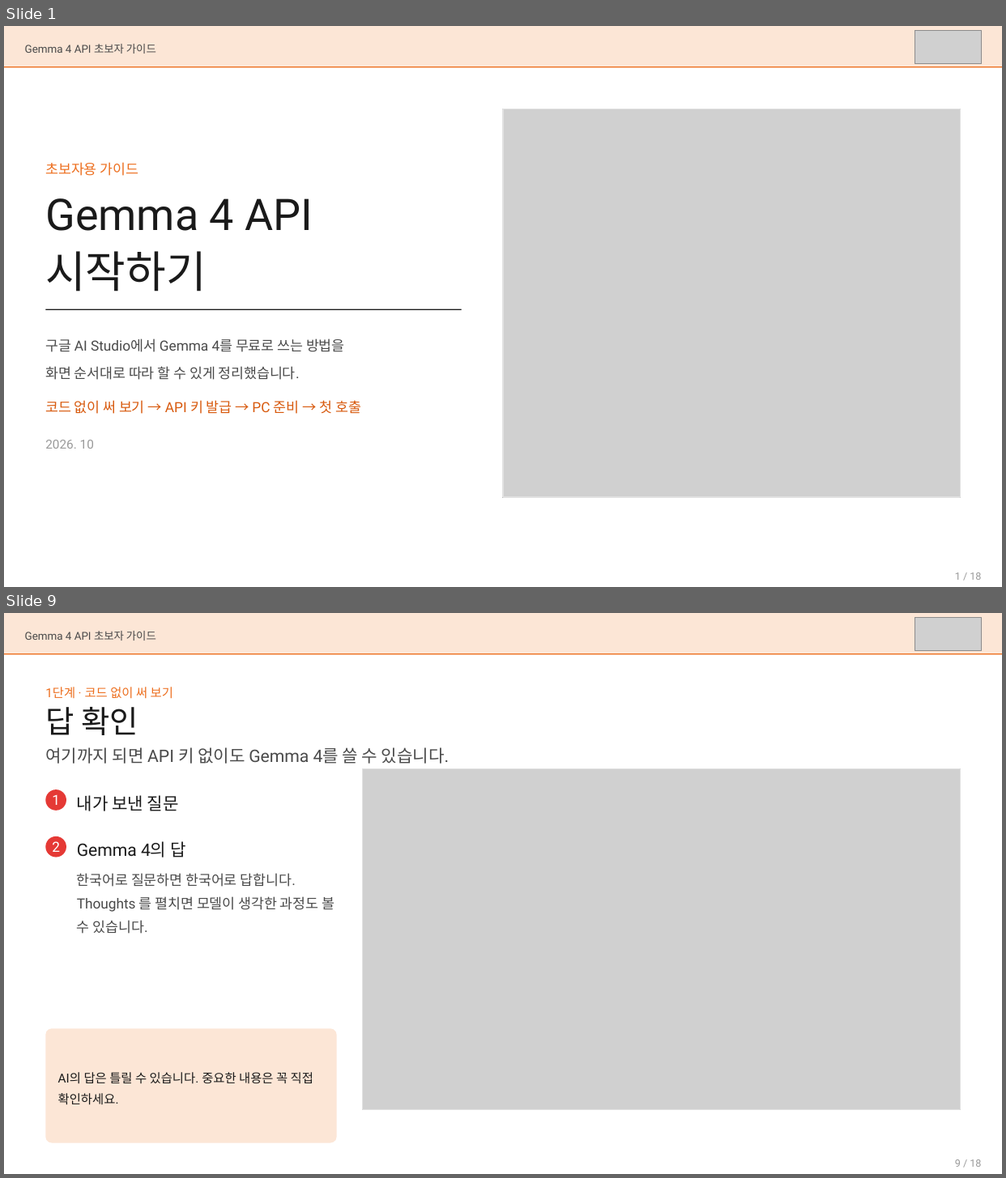
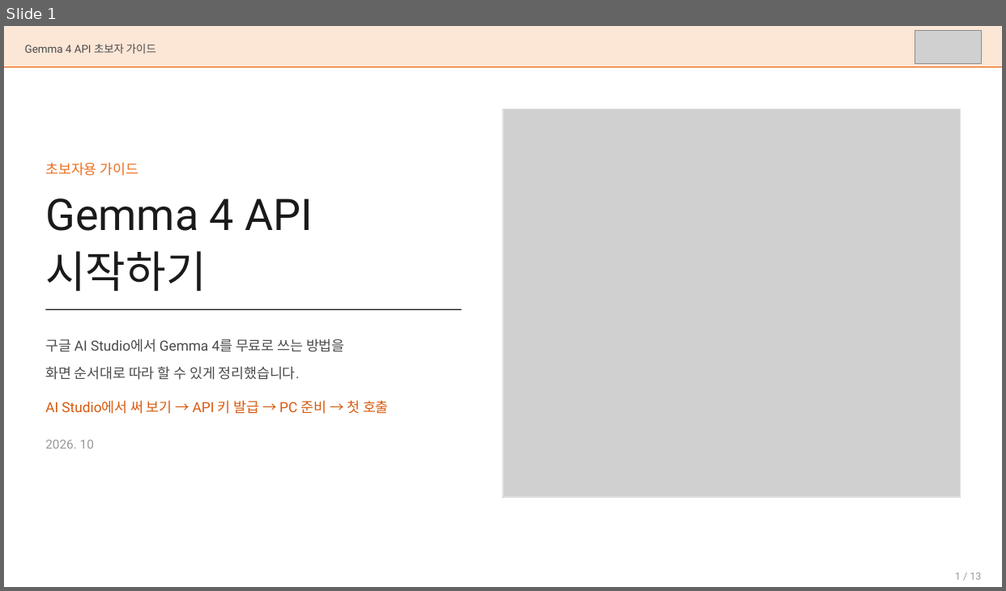
Before and after one commit to mulgae-life/ai-infra, a slide deck: agent-guide/docs/Gemma4_API_초보자_가이드.pptx. Shown one above the other, each under a label of ours: slides 1 and 9 before the commit, slide 1 after it; the slides between them are not shown. The pictures are 1006x1178 and 1006x591 pixels, drawn with LibreOffice and Linux fonts; fonts in the diff are those of the drawing; grey boxes stand for pictures. Boxes give left, top, right and bottom in pixels: in the first picture for what was removed or moved away, otherwise in the second. Text is boxed around its words. In the diff, an @@ line names an element or a change of style, - is before the commit and + after.

```diff
--- a/agent-guide/docs/Gemma4_API_초보자_가이드.pptx
+++ b/agent-guide/docs/Gemma4_API_초보자_가이드.pptx
@@ slide 9 removed at <box>4,613,1002,1174</box>, background #FFFFFF @@
@@ rectangle removed at <box>4,613,1002,655</box> @@
@@ text removed at <box>25,631,156,641</box> @@
-Gemma 4 API 초보자 가이드
@@ picture removed at <box>915,618,982,650</box> @@
@@ rectangle removed at <box>4,653,1002,654</box> @@
@@ text removed at <box>45,687,173,699</box> @@
-1단계 · 코드 없이 써 보기
@@ text removed at <box>45,707,138,735</box> @@
-답 확인
@@ text removed at <box>45,747,449,764</box> @@
-여기까지 되면 API 키 없이도 Gemma 4를 쓸 수 있습니다.
@@ picture removed at <box>363,769,961,1110</box> @@
@@ rectangle removed at <box>363,769,961,1110</box> @@
@@ ellipse removed at <box>46,790,67,811</box> @@
@@ text removed at <box>52,795,60,805</box> @@
-1
@@ text removed at <box>77,795,179,811</box> @@
-내가 보낸 질문
@@ ellipse removed at <box>46,837,67,858</box> @@
@@ text removed at <box>52,841,60,857</box> @@
-2
@@ text removed at <box>77,841,185,858</box> @@
-Gemma 4의 답
@@ text removed at <box>77,873,334,934</box> @@
-한국어로 질문하면 한국어로 답합니다. Thoughts 를 펼치면 모델이 생각한 과정도 볼 수 있습니다.
@@ rounded rectangle removed at <box>46,1029,337,1144</box> @@
@@ text removed at <box>58,1072,313,1105</box> @@
-AI의 답은 틀릴 수 있습니다. 중요한 내용은 꼭 직접 확인하세요.
@@ text removed at <box>955,1160,981,1167</box> @@
-9 / 18
@@ slide 1 changed as well @@
@@ text at <box>45,400,389,414</box>: text changed @@
-코드 없이 써 보기 → API 키 발급 → PC 준비 → 첫 호출
+AI Studio에서 써 보기 → API 키 발급 → PC 준비 → 첫 호출
```
Also in this commit, not shown: 10 other slides changed, 2 slides added, 6 other slides removed, 1 other file.
